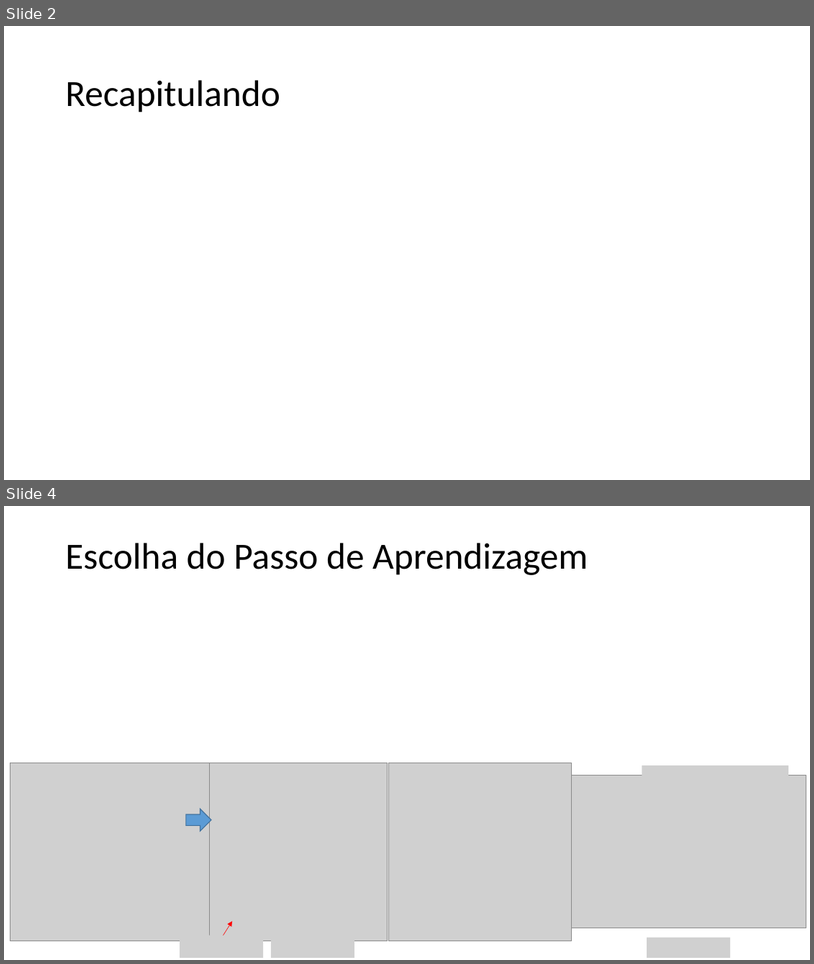
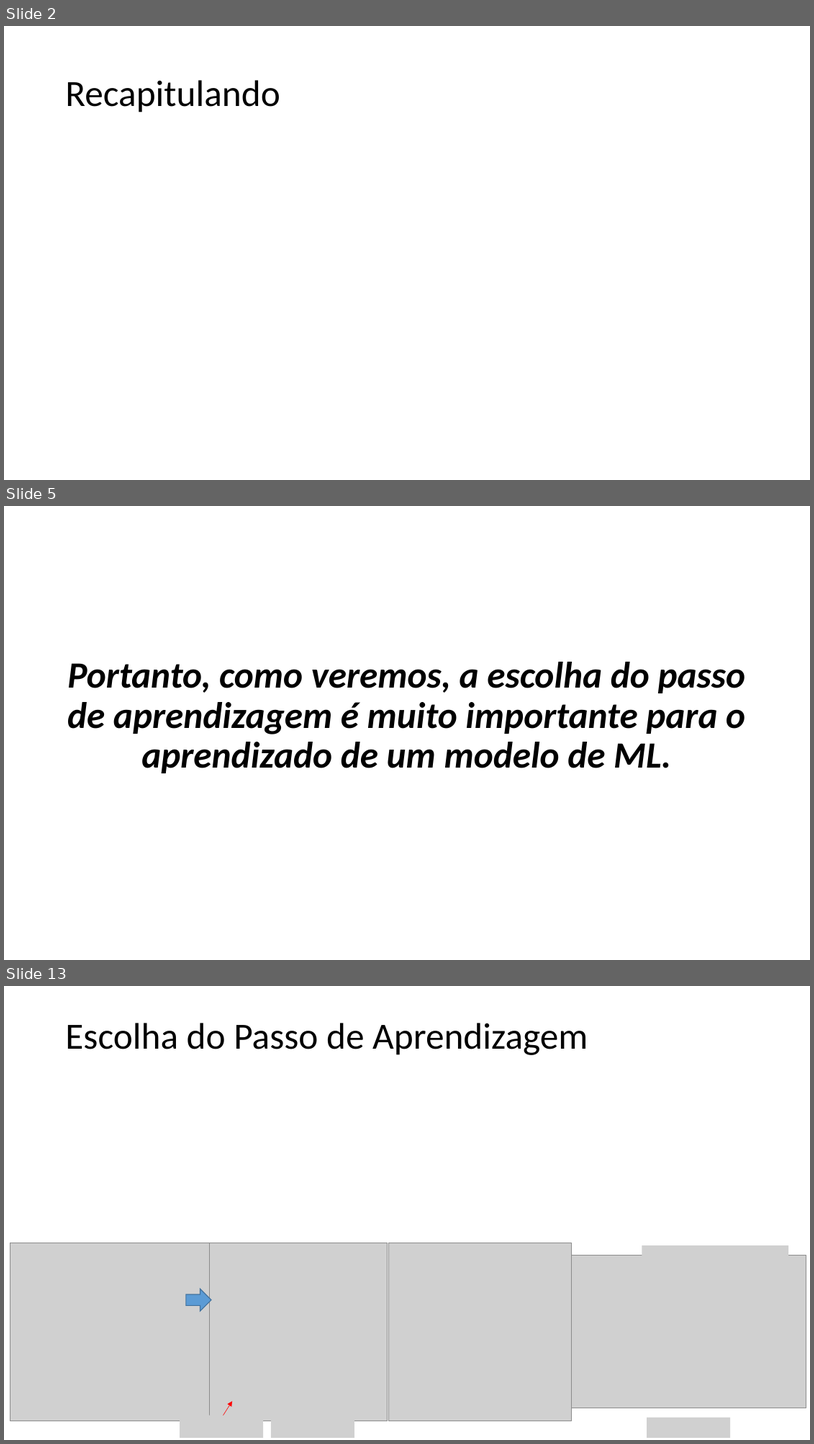
Before and after one commit to zz4fap/t319_aprendizado_de_maquina, a slide deck: slides/T319_Regressão_Linear (Parte III).pptx. Shown one above the other, each under a label of ours: slides 2 and 4 before the commit, slides 2, 5 and 13 after it; the slides between them are not shown. The pictures are 814x964 and 814x1444 pixels, drawn with LibreOffice and Linux fonts; fonts in the diff are those of the drawing; grey boxes stand for pictures. Boxes give left, top, right and bottom in pixels: in the first picture for what was removed or moved away, otherwise in the second. Text is boxed around its words. In the diff, an @@ line names an element or a change of style, - is before the commit and + after.

```diff
--- a/slides/T319_Regressão_Linear (Parte III).pptx
+++ b/slides/T319_Regressão_Linear (Parte III).pptx
@@ slide 5 added at (4,506,810,960), background #FFFFFF @@
@@ text added at (67,662,746,773), 44 pt, text #000000, bold, italic @@
+Portanto, como veremos, a escolha do passo de aprendizagem é muito importante para o aprendizado de um modelo de ML.
@@ what was slide 4 is now slide 13 @@
```
Also in this commit, not shown: 2 slides changed, 8 other slides added, 4 other files.
